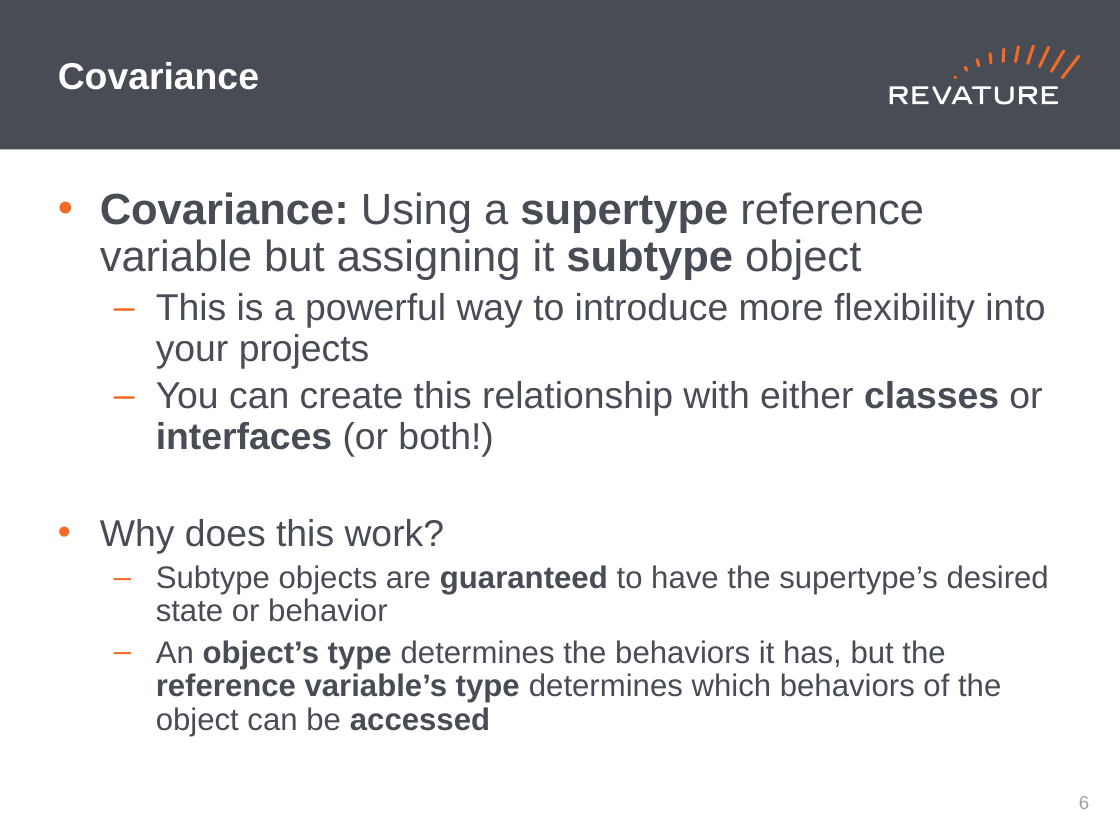
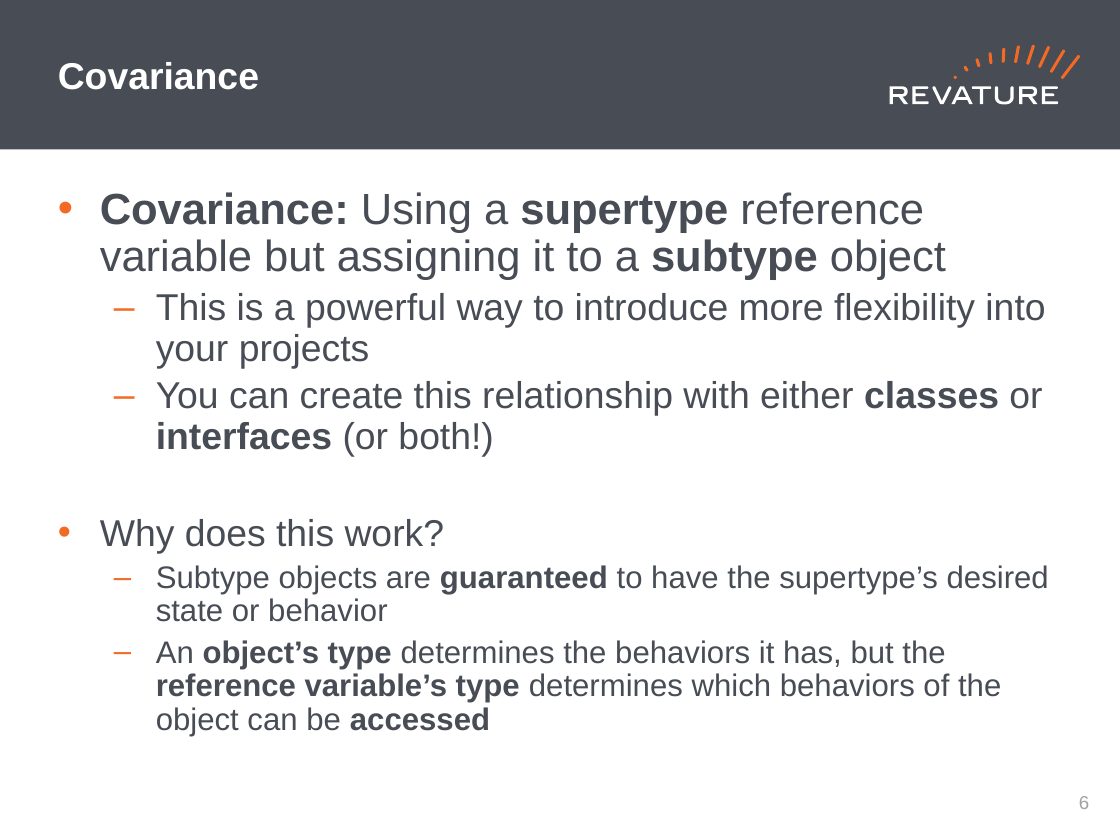
Before and after one commit to jhigherevature/spark-examples, a slide deck: slide 7 of revised-ppts/Day 14 PPT.pptx. Drawn at 1120x840 pixels with LibreOffice and Linux fonts; fonts in the diff are those of the drawing. Boxes give left, top, right and bottom in pixels: in the first picture for what was removed or moved away, otherwise in the second. Text is boxed around its words. In the diff, an @@ line names an element or a change of style, - is before the commit and + after.

```diff
--- a/revised-ppts/Day 14 PPT.pptx
+++ b/revised-ppts/Day 14 PPT.pptx
@@ text at bbox=[100, 192, 946, 280]: text changed @@
-• Covariance: Using a supertype reference variable but assigning it subtype object
+• Covariance: Using a supertype reference variable but assigning it to a subtype object
```
Also in this commit, not shown: 2 other slides changed, 6 other files.
